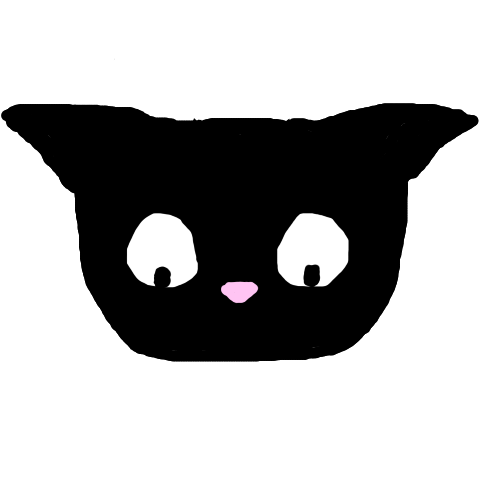
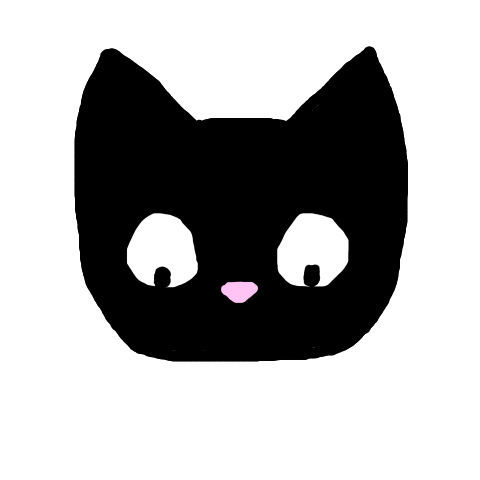
Before/after of a 480x480 layered artwork. What changed in the layer stack:
hid group "CatBottom2" (10 layers) over [1, 46, 479, 286]
painted on "CatTrace" over [1, 46, 479, 286]
painted on "Paint Layer 4" (1st of 4, in "CatBottom2" › "CatColorTongue") over [64, 128, 312, 286]
painted on "Filter Mask 1 (Levels)" (1st of 4, in "CatBottom2" › "CatColorTongue") over [1, 46, 479, 286]
painted on "Paint Layer 5" (1st of 2, in "CatBottom2" › "DogColorEyes") over [64, 64, 384, 286]
painted on "Paint Layer 4" (2nd of 4, in "CatBottom2" › "CatColorBody") over [1, 46, 479, 286]
painted on "Filter Mask 1 (Levels)" (2nd of 4, in "CatBottom2" › "CatColorBody") over [1, 46, 479, 286]
showed group "CatBottom1" (10 layers) over [1, 46, 479, 286]
painted on "Cat1TraceLayer" over [64, 46, 448, 286]
painted on "Paint Layer 4" (3rd of 4, in "CatBottom1" › "DogColorTongue") over [64, 128, 312, 286]
painted on "Filter Mask 1 (Levels)" (3rd of 4, in "CatBottom1" › "DogColorTongue") over [1, 46, 479, 286]
painted on "Paint Layer 5" (2nd of 2, in "CatBottom1" › "DogColorEyes") over [64, 64, 384, 286]
painted on "Paint Layer 4" (4th of 4, in "CatBottom1" › "CatColorBody") over [1, 46, 479, 286]
painted on "Filter Mask 1 (Levels)" (4th of 4, in "CatBottom1" › "CatColorBody") over [1, 46, 479, 286]